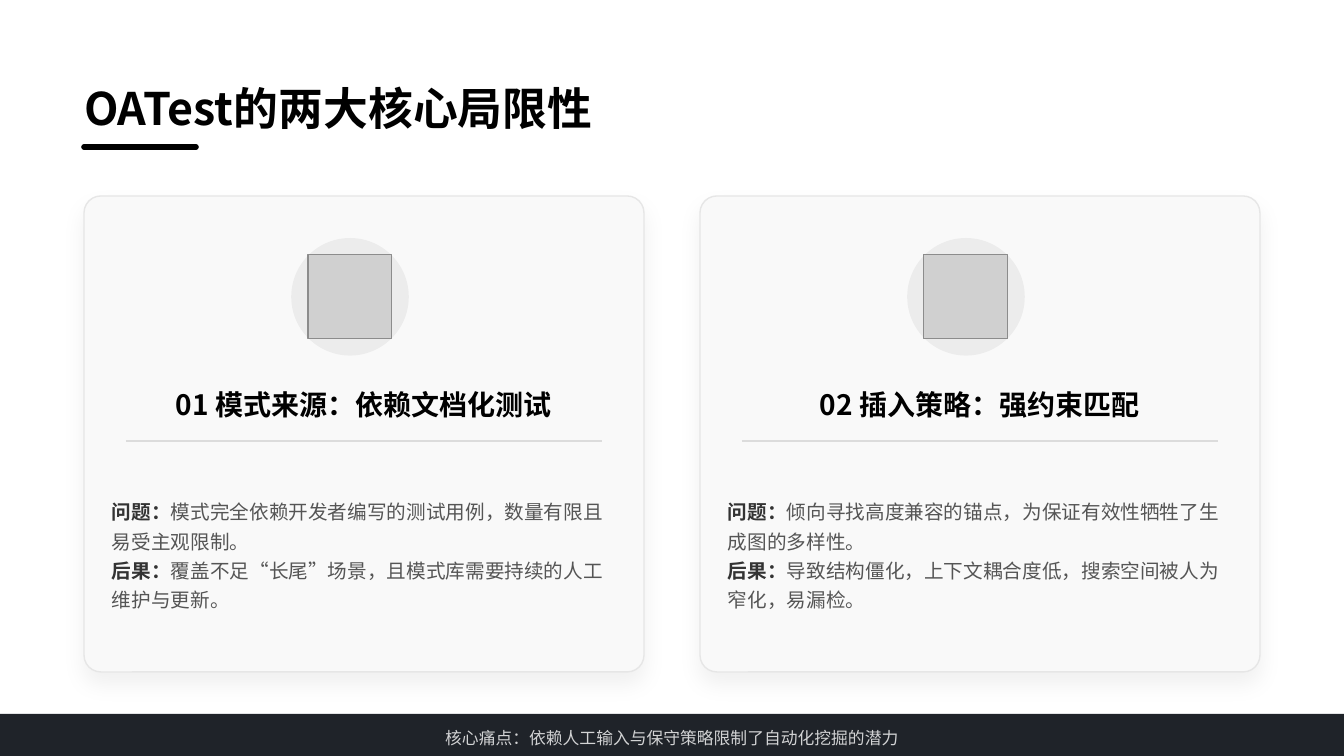
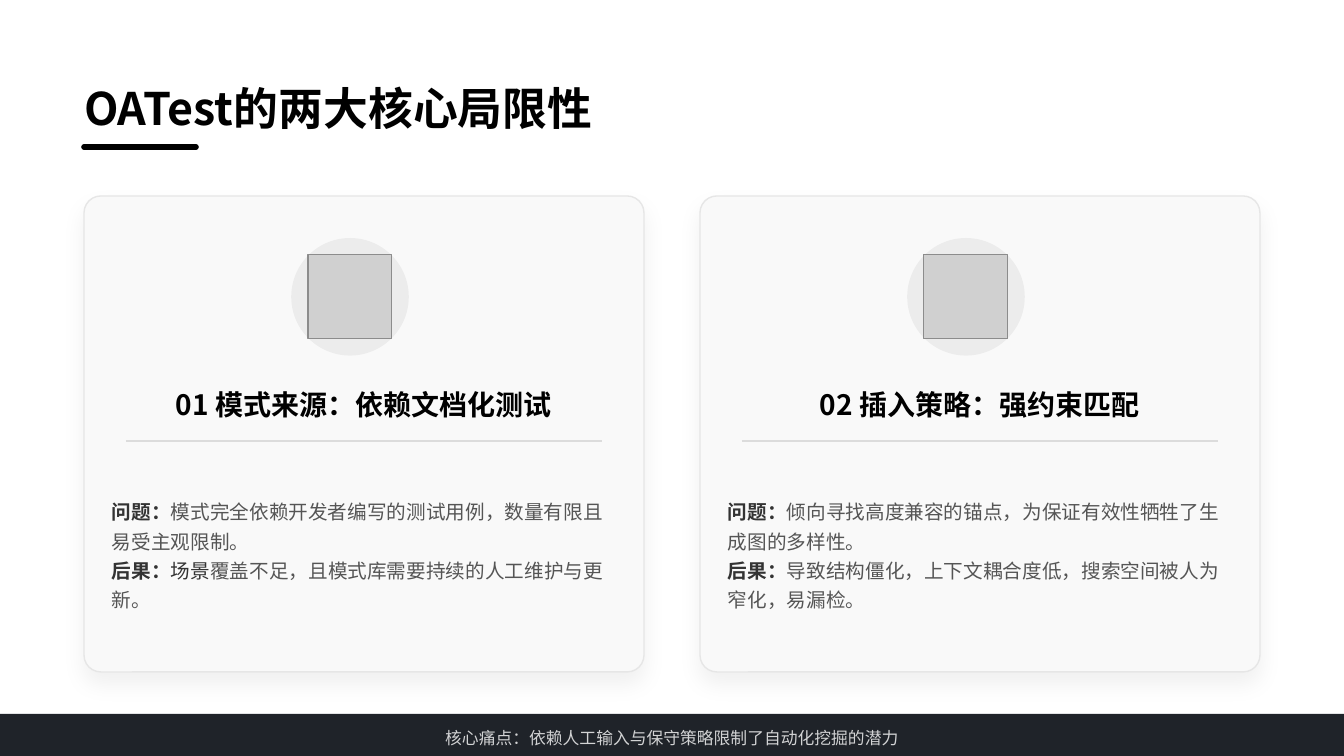
Before and after one commit to ourui0/PaperReading, a slide deck: slide 4 of ppt/OATest工具改进方案.pptx. Drawn at 1344x756 pixels with LibreOffice and Linux fonts; fonts in the diff are those of the drawing; grey boxes stand for pictures. Boxes give left, top, right and bottom in pixels: in the first picture for what was removed or moved away, otherwise in the second. Text is boxed around its words. In the diff, an @@ line names an element or a change of style, - is before the commit and + after.

```diff
--- a/ppt/OATest工具改进方案.pptx
+++ b/ppt/OATest工具改进方案.pptx
@@ text at (x1=112, y1=561, x2=603, y2=609): text changed @@
-后果：覆盖不足“长尾”场景，且模式库需要持续的人工维护与更新。
+后果：场景覆盖不足，且模式库需要持续的人工维护与更新。
```
Also in this commit, not shown: 3 other slides changed, 1 slide added, 2 slides removed, 9 other files.
